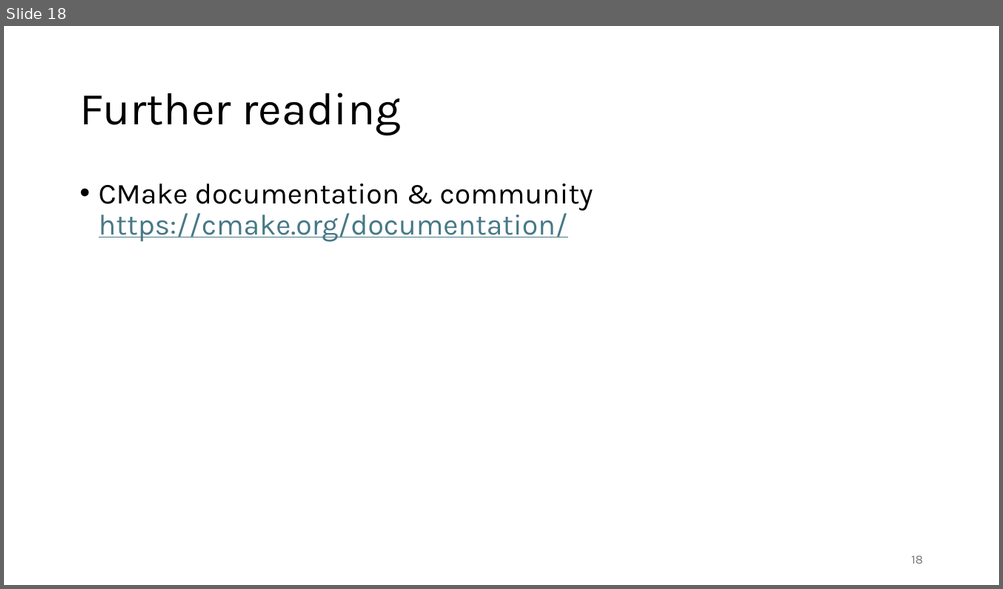
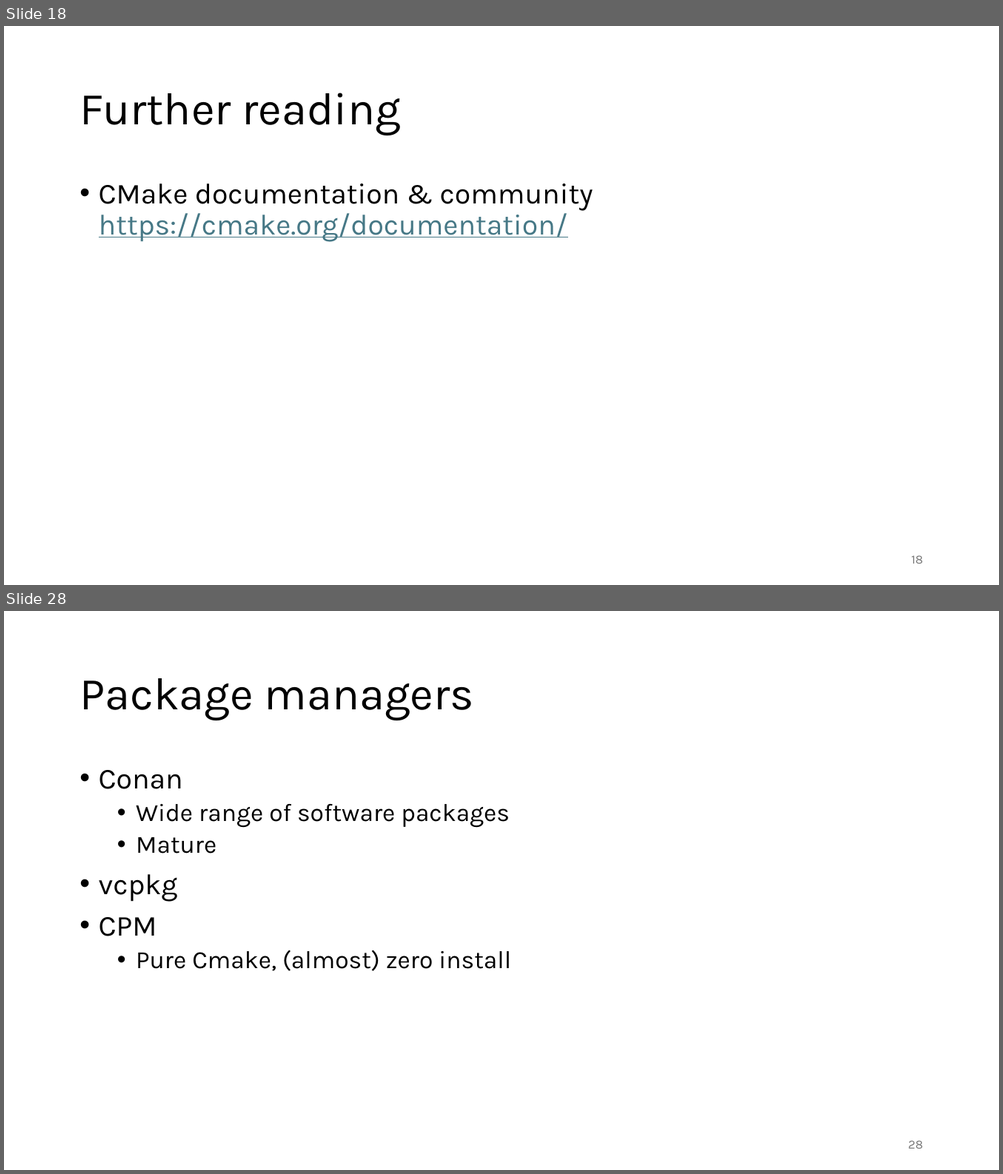
Before and after one commit to gjbex/C-plus-plus-software-engineering, a slide deck: cpp_software_engineering.pptx. Shown one above the other, each under a label of ours: slide 18 before the commit, slides 18 and 28 after it; the slides between them are not shown. The pictures are 1003x589 and 1003x1174 pixels, drawn with LibreOffice and Linux fonts; fonts in the diff are those of the drawing. Boxes give left, top, right and bottom in pixels: in the first picture for what was removed or moved away, otherwise in the second. Text is boxed around its words. In the diff, an @@ line names an element or a change of style, - is before the commit and + after.

```diff
--- a/cpp_software_engineering.pptx
+++ b/cpp_software_engineering.pptx
@@ slide 28 added at (4, 611, 999, 1170), background #FFFFFF @@
@@ title added at (79, 678, 474, 721), 44 pt, text #000000 @@
+Package managers
@@ text added at (99, 770, 511, 971), 24 pt, text #000000 @@
+• Conan
+  • Wide range of software packages
+  • Mature
+• vcpkg
+• CPM
+  • Pure Cmake, (almost) zero install
@@ page number added at (908, 1141, 922, 1149), 12 pt, text #797979 @@
+28
```
Also in this commit, not shown: 9 other slides added.
